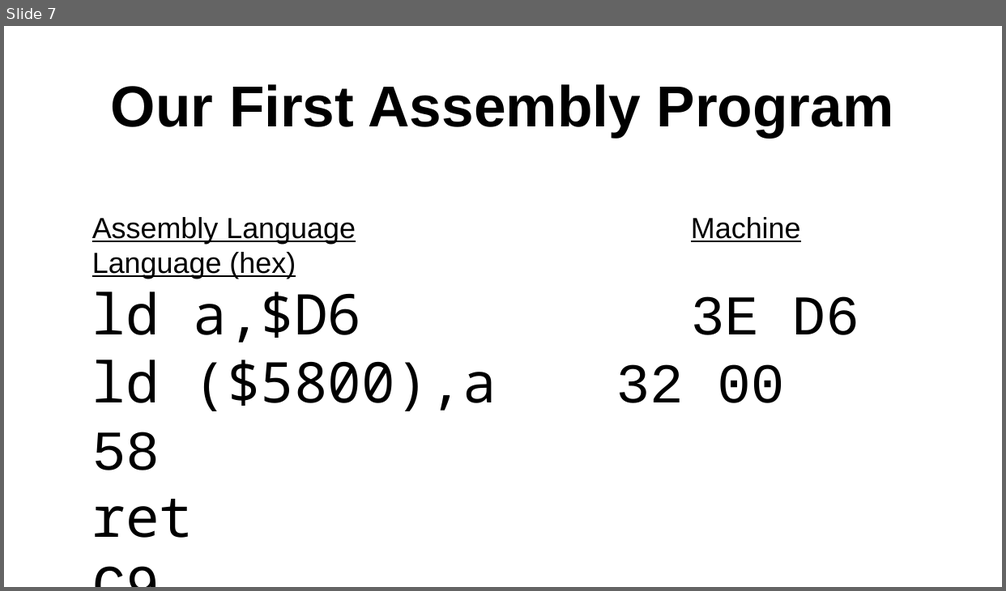
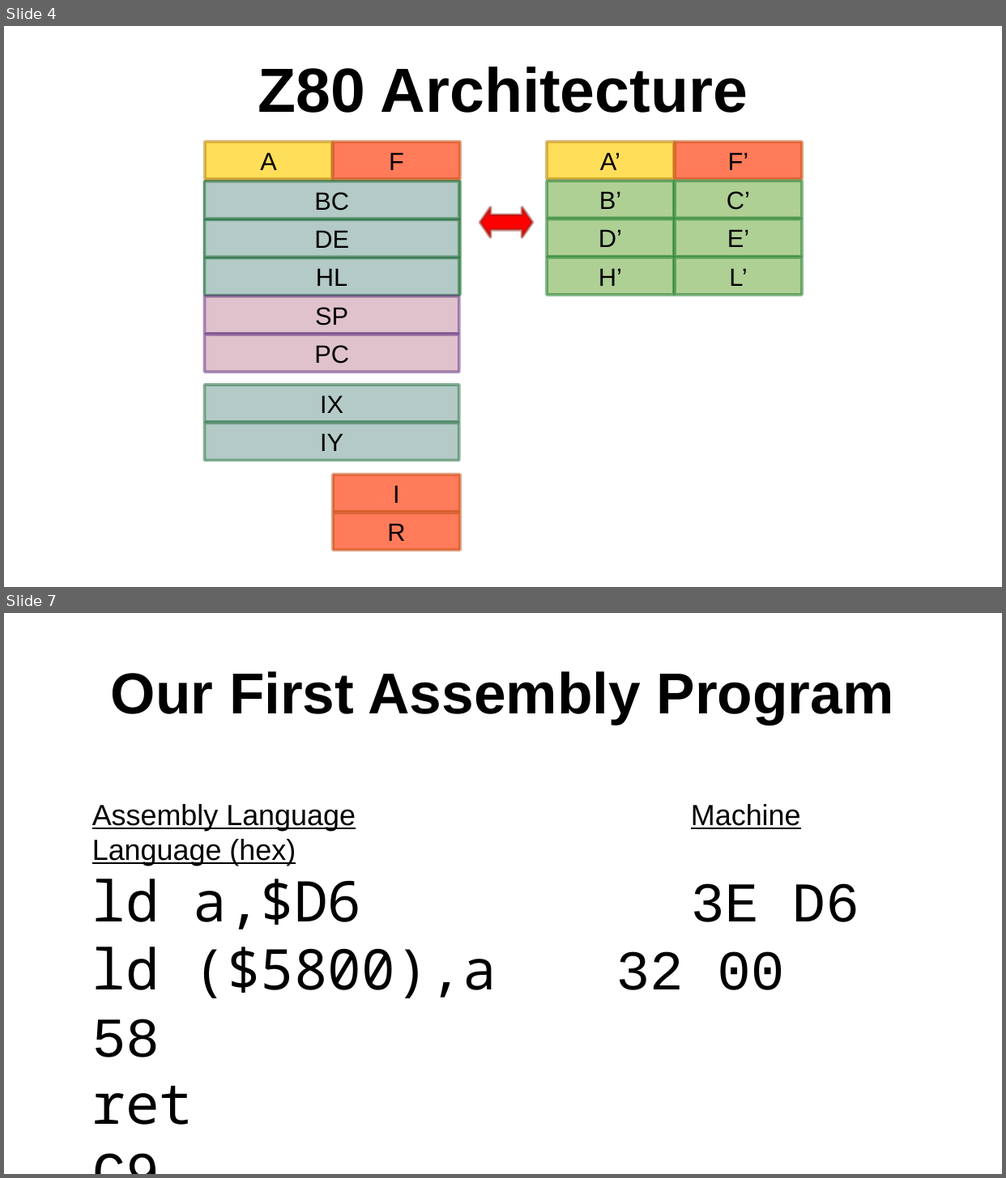
Before and after one commit to SlithyMatt/zxs-assembly-tutorial, a slide deck: Lesson1/Lesson1.odp. Shown one above the other, each under a label of ours: slide 7 before the commit, slides 4 and 7 after it; the slides between them are not shown. The pictures are 1006x591 and 1006x1178 pixels, drawn with LibreOffice and Linux fonts; fonts in the diff are those of the drawing. Boxes give left, top, right and bottom in pixels: in the first picture for what was removed or moved away, otherwise in the second. Text is boxed around its words. In the diff, an @@ line names an element or a change of style, - is before the commit and + after.

```diff
--- a/Lesson1/Lesson1.odp
+++ b/Lesson1/Lesson1.odp
@@ slide 4 added at [4,26,1002,587], background #FFFFFF @@
@@ title added at [258,66,748,113], 60 pt, text #000000, bold @@
+Z80 Architecture
@@ rectangle added at [205,142,332,179], fill #FFDE59, outline #B47804 2.89 pt, 24 pt, text #000000 @@
+A
@@ rectangle added at [333,142,460,179], fill #FF7B59, outline #BE480A 2.89 pt, 24 pt, text #000000 @@
+F
@@ rectangle added at [547,142,674,179], fill #FFDE59, outline #B47804 2.89 pt, 24 pt, text #000000 @@
+A’
@@ rectangle added at [675,142,802,179], fill #FF7B59, outline #BE480A 2.89 pt, 24 pt, text #000000 @@
+F’
@@ rectangle added at [205,181,332,219], fill #AFD095, outline #127622 2.89 pt @@
@@ rectangle added at [205,182,459,219], fill #B3CAC7, outline #1E6A39 2.89 pt, 24 pt, text #000000 @@
+BC
@@ rectangle added at [333,181,460,219], fill #AFD095, outline #127622 2.89 pt @@
@@ rectangle added at [547,181,674,219], fill #AFD095, outline #127622 2.89 pt, 24 pt, text #000000 @@
+B’
@@ rectangle added at [675,181,802,219], fill #AFD095, outline #127622 2.89 pt, 24 pt, text #000000 @@
+C’
@@ rectangle added at [205,219,332,257], fill #AFD095, outline #127622 2.89 pt @@
@@ rectangle added at [205,220,459,258], fill #B3CAC7, outline #1E6A39 2.89 pt, 24 pt, text #000000 @@
+DE
@@ rectangle added at [333,219,460,257], fill #AFD095, outline #127622 2.89 pt @@
@@ left right arrow added at [480,207,533,237], fill #FF0000, outline #8D281E 2.89 pt @@
@@ rectangle added at [547,219,674,257], fill #AFD095, outline #127622 2.89 pt, 24 pt, text #000000 @@
+D’
@@ rectangle added at [675,219,802,257], fill #AFD095, outline #127622 2.89 pt, 24 pt, text #000000 @@
+E’
@@ rectangle added at [205,258,332,295], fill #AFD095, outline #127622 2.89 pt @@
@@ rectangle added at [205,258,459,296], fill #B3CAC7, outline #1E6A39 2.89 pt, 24 pt, text #000000 @@
+HL
@@ rectangle added at [333,258,460,295], fill #AFD095, outline #127622 2.89 pt @@
@@ rectangle added at [547,258,674,295], fill #AFD095, outline #127622 2.89 pt, 24 pt, text #000000 @@
+H’
@@ rectangle added at [675,258,802,295], fill #AFD095, outline #127622 2.89 pt, 24 pt, text #000000 @@
+L’
@@ rectangle added at [205,297,459,334], fill #E0C2CD, outline #5B277D 2.89 pt, 24 pt, text #000000 @@
+SP
@@ rectangle added at [205,335,459,372], fill #E0C2CD, outline #5B277D 2.89 pt, 24 pt, text #000000 @@
+PC
@@ rectangle added at [205,385,459,422], fill #B3CAC7, outline #1E6A39 2.89 pt, 24 pt, text #000000 @@
+IX
@@ rectangle added at [205,424,459,461], fill #B3CAC7, outline #1E6A39 2.89 pt, 24 pt, text #000000 @@
+IY
@@ rectangle added at [333,475,460,512], fill #FF7B59, outline #BE480A 2.89 pt, 24 pt, text #000000 @@
+I
@@ rectangle added at [333,514,460,551], fill #FF7B59, outline #BE480A 2.89 pt, 24 pt, text #000000 @@
+R
```
Also in this commit, not shown: 3 slides changed, 2 other slides added, 3 slides removed.
